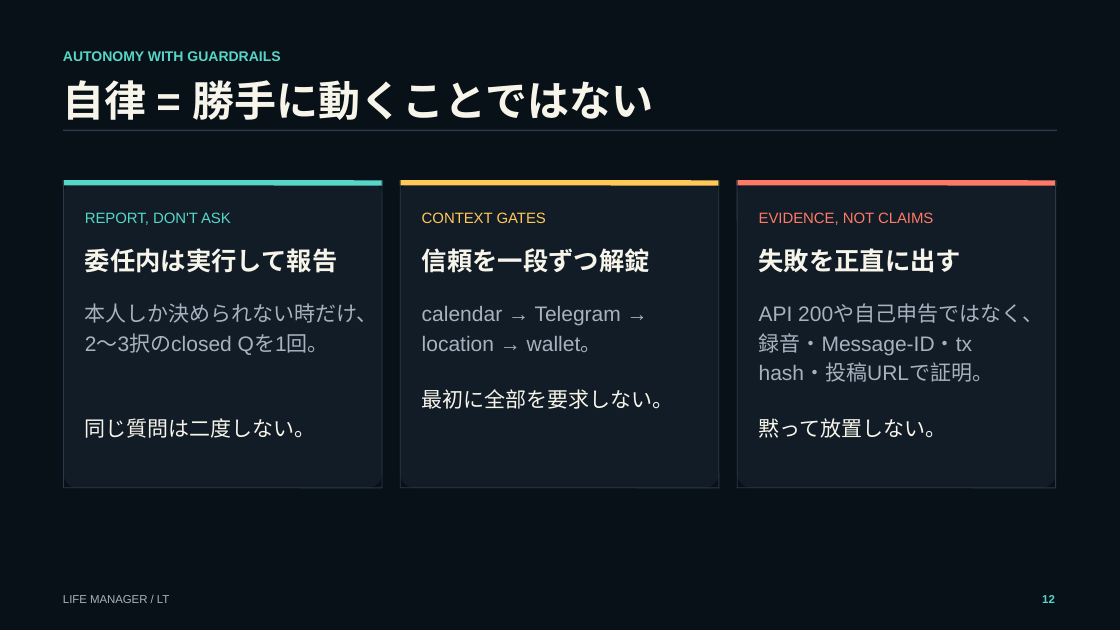
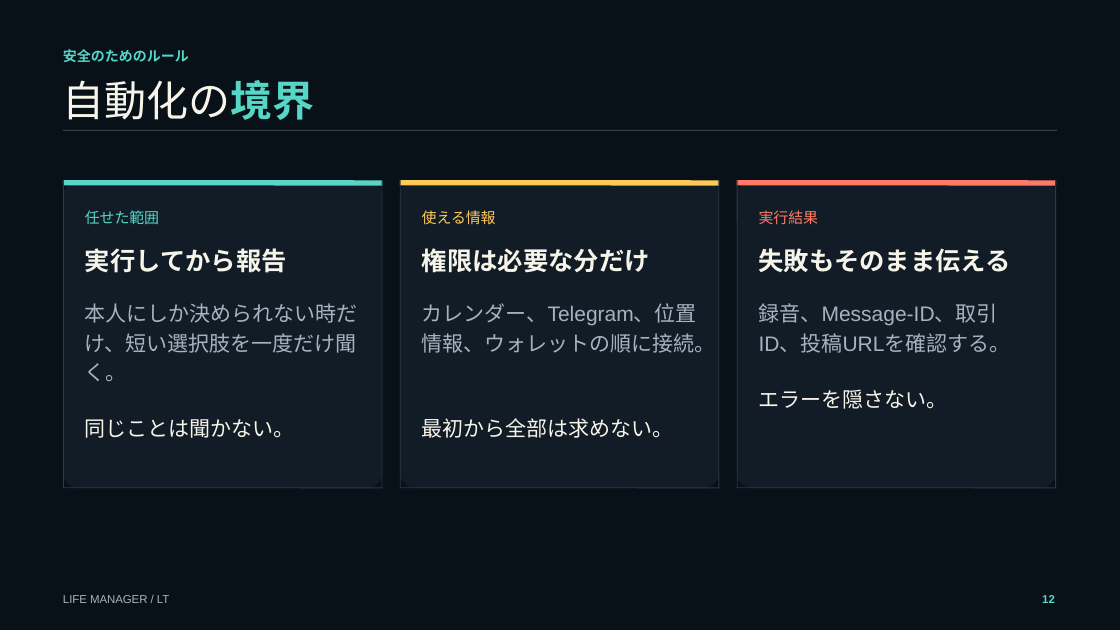
Before and after one commit to Daisuke134/anicca, a slide deck: slide 12 of docs/slides/life-manager-lt-2026-07-28/life-manager-lt-ja-2026-07-28.pptx. Drawn at 1120x630 pixels with LibreOffice and Linux fonts; fonts in the diff are those of the drawing. Boxes give left, top, right and bottom in pixels: in the first picture for what was removed or moved away, otherwise in the second. Text is boxed around its words. In the diff, an @@ line names an element or a change of style, - is before the commit and + after.

```diff
--- a/docs/slides/life-manager-lt-2026-07-28/life-manager-lt-ja-2026-07-28.pptx
+++ b/docs/slides/life-manager-lt-2026-07-28/life-manager-lt-ja-2026-07-28.pptx
@@ text at bbox=[63, 49, 189, 62]: text changed @@
-AUTONOMY WITH GUARDRAILS
+安全のためのルール
@@ text at bbox=[63, 80, 315, 120]: text changed; bold off @@
-自律 = 勝手に動くことではない
+自動化の境界
@@ text at bbox=[85, 210, 159, 224]: text changed @@
-REPORT, DON'T ASK
+任せた範囲
@@ text at bbox=[422, 210, 496, 225]: text changed @@
-CONTEXT GATES
+使える情報
@@ text at bbox=[759, 210, 818, 225]: text changed @@
-EVIDENCE, NOT CLAIMS
+実行結果
@@ text at bbox=[85, 248, 287, 273]: text changed @@
-委任内は実行して報告
+実行してから報告
@@ text at bbox=[422, 248, 650, 273]: text changed @@
-信頼を一段ずつ解錠
+権限は必要な分だけ
@@ text at bbox=[759, 248, 1011, 273]: text changed @@
-失敗を正直に出す
+失敗もそのまま伝える
@@ text at bbox=[85, 303, 358, 381]: text changed @@
-本人しか決められない時だけ、2〜3択のclosed Qを1回。
+本人にしか決められない時だけ、短い選択肢を一度だけ聞く。
@@ text at bbox=[422, 303, 716, 353]: text changed @@
-calendar → Telegram → location → wallet。
+カレンダー、Telegram、位置情報、ウォレットの順に接続。
@@ text at bbox=[759, 303, 1011, 353]: text changed @@
-API 200や自己申告ではなく、録音・Message-ID・tx hash・投稿URLで証明。
+録音、Message-ID、取引ID、投稿URLを確認する。
@@ text at bbox=[759, 389, 948, 409]: text changed @@
-黙って放置しない。
+エラーを隠さない。
@@ text at bbox=[85, 419, 295, 438]: text changed @@
-同じ質問は二度しない。
+同じことは聞かない。
@@ text at bbox=[422, 418, 674, 438]: text changed @@
-最初に全部を要求しない。
+最初から全部は求めない。
```
Also in this commit, not shown: 11 other slides changed, 2 slides added, 2 slides removed, 18 other files.
